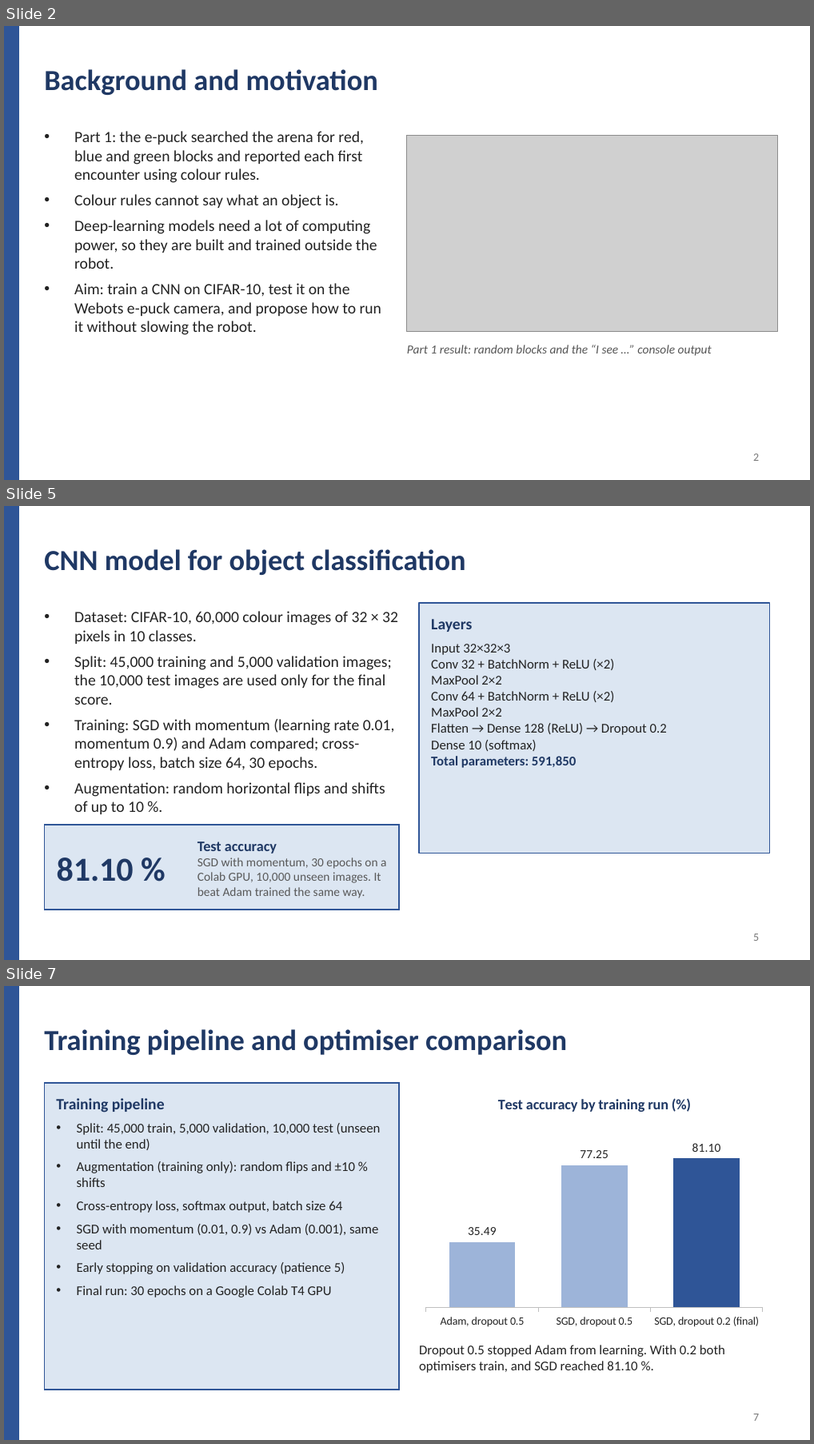
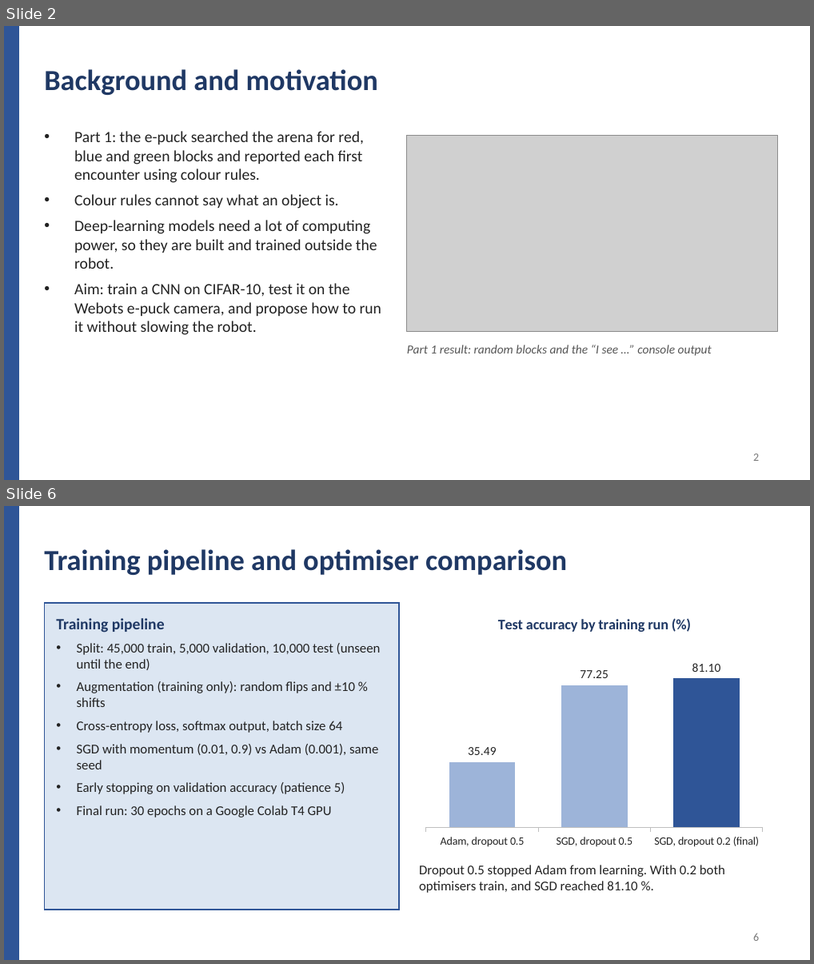
Before and after one commit to sinegan-ux/epuck-cnn-part2, a slide deck: presentation/Project_Part2_Presentation.pptx. Shown one above the other, each under a label of ours: slides 2, 5 and 7 before the commit, slides 2 and 6 after it; the slides between them are not shown. The pictures are 814x1444 and 814x964 pixels, drawn with LibreOffice and Linux fonts; fonts in the diff are those of the drawing; grey boxes stand for pictures. Boxes give left, top, right and bottom in pixels: in the first picture for what was removed or moved away, otherwise in the second. Text is boxed around its words. In the diff, an @@ line names an element or a change of style, - is before the commit and + after.

```diff
--- a/presentation/Project_Part2_Presentation.pptx
+++ b/presentation/Project_Part2_Presentation.pptx
@@ slide 5 removed at <box>4,506,810,960</box>, background #FFFFFF @@
@@ rectangle removed at <box>4,506,18,959</box> @@
@@ text removed at <box>44,549,466,575</box> @@
-CNN model for object classification
@@ text removed at <box>74,611,398,814</box> @@
-• Dataset: CIFAR-10, 60,000 colour images of 32 × 32 pixels in 10 classes.
-• Split: 45,000 training and 5,000 validation images; the 10,000 test images are used only for the final score.
-• Training: SGD with momentum (learning rate 0.01, momentum 0.9) and Adam compared; cross-entropy loss, batch size 64, 30 epochs.
-• Augmentation: random horizontal flips and shifts of up to 10 %.
@@ rectangle removed at <box>419,603,770,852</box> @@
@@ text removed at <box>431,619,472,632</box> @@
-Layers
@@ text removed at <box>431,644,667,768</box> @@
-Input 32×32×3
-Conv 32 + BatchNorm + ReLU (×2)
-MaxPool 2×2
-Conv 64 + BatchNorm + ReLU (×2)
-MaxPool 2×2
-Flatten → Dense 128 (ReLU) → Dropout 0.2
-Dense 10 (softmax)
-Total parameters: 591,850
@@ rectangle removed at <box>44,824,399,909</box> @@
@@ text removed at <box>198,841,386,898</box> @@
-Test accuracy
-SGD with momentum, 30 epochs on a Colab GPU, 10,000 unseen images. It beat Adam trained the same way.
@@ text removed at <box>57,857,134,881</box> @@
-81.10 %
@@ page number removed at <box>754,933,759,940</box> @@
-5
@@ what was slide 7 is now slide 6 @@
@@ page number at <box>754,932,759,940</box>: text changed @@
-7
+6
```
Also in this commit, not shown: 3 slides changed, 1 slide added.
